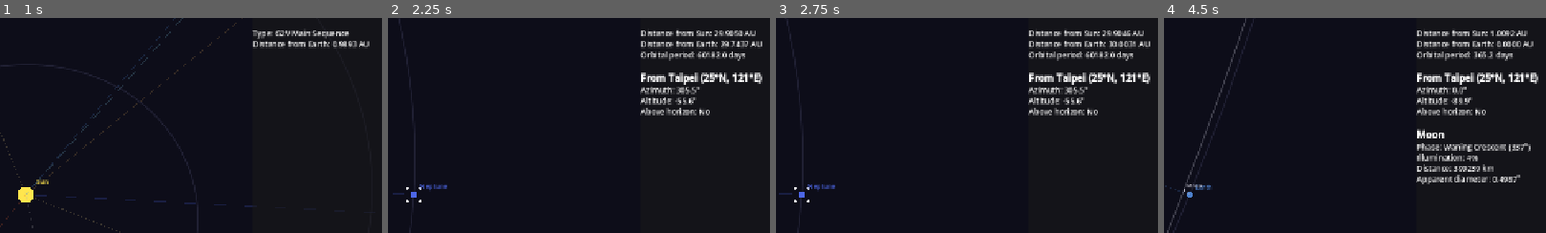
Above: before the commit, frames 1-4 (left to right).
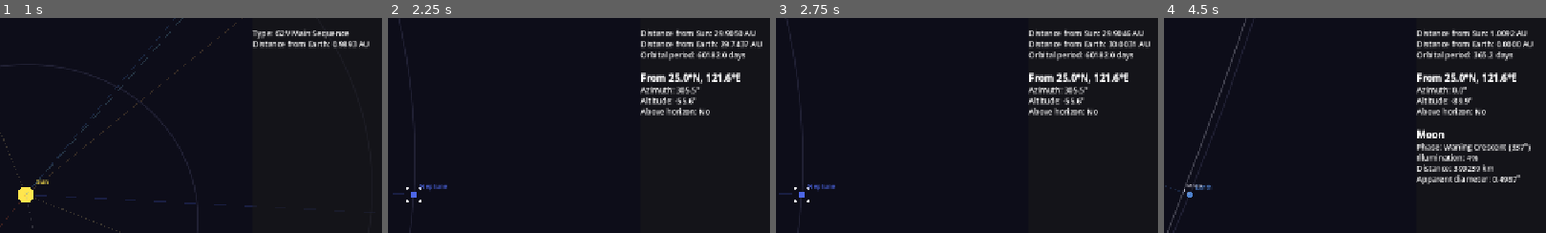
Above: after the commit, the same moments.

Repository: roboking123/godot-astronomy
Game: Godot game, scene res://demo/solar_system_view.tscn
Same seed, same stepped clock (60 frames per second), same inputs: the game is played once before the commit and once after it.
Inputs (mouse positions are % of the whole screen's width and height, from its top left):
- Up to frame 1 (1 s): tap Enter at 0.5 s; hold Up from 0.53 s (still down); tap R at 0.6 s; click (50, 50) at 0.67 s; tap Space at 0.77 s
- Up to frame 2 (2.25 s): tap Space at 1.25, 1.52 s; move the mouse to (80, 65) at 1.27 s; tap 1 at 1.35 s; move the mouse to (20, 35) at 2.02 s; release Up at 2.03 s; hold Left from 2.03 s (still down); tap 2 at 2.1 s
- Up to frame 3 (2.75 s): keep holding Left
- Up to frame 4 (4.5 s): move the mouse to (55, 50) at 2.77 s; tap 3 at 2.85 s; click (55, 50) at 2.92 s; tap Space at 3.02, 3.77 s; move the mouse to (35, 25) at 3.52 s; release Left at 3.53 s; hold Down 3.53-4.28 s; tap 4 at 3.6 s; tap Enter at 4.25 s; move the mouse to (72, 45) at 4.27 s; hold Right from 4.28 s (still down); tap 5 at 4.35 s
The pictures show only the part of the screen within x 47-97%, y 9-59%; the shares and areas given below are measured in that part.

Frame 1 is identical in both runs. In frame 2, 0.9% of the frame differs, in the area x 73-98%, y 25-32%; in frame 3, 0.9%; in frame 4, 0.9%.

Commit message:
Fix: 觀測座標可配置 + 重烘焙冷卻 + 插件載入回饋
- 觀測地點抽成 OBSERVER_LAT/LON 常數，面板動態顯示座標
- 軌道重烘焙加 0.25 秒冷卻，避免高速推進時每幀觸發
- plugin.gd 加 _enter_tree 印出版本，啟用時有回饋

Co-Authored-By: Claude Opus 4.6 <noreply@anthropic.com>

Diff:
--- a/demo/solar_system_view.gd
+++ b/demo/solar_system_view.gd
@@ -33,6 +33,10 @@
 ]
 const ORBIT_SAMPLES: int = 180
 
+# 資訊面板的觀測地點（改這兩個值就能換地點）
+const OBSERVER_LAT: float = 25.03
+const OBSERVER_LON: float = 121.56
+
 @onready var date_label: Label = %DateLabel
 @onready var info_panel: PanelContainer = %InfoPanel
 @onready var info_label: RichTextLabel = %InfoLabel
@@ -55,6 +59,8 @@
 var _orbit_points: Array = []  # Array[PackedVector2Array]
 var _orbit_base_pos: Array = []  # 烘焙時的行星位置（Vector2）
 var _moon_orbit_points: PackedVector2Array
+var _rebake_cooldown: float = 0.0
+const REBAKE_MIN_INTERVAL: float = 0.25  # 最短重烘焙間隔（秒）
 
 var _selected: int = -1  # -1=無, 其餘用 Body enum
 var _focus_offset: Vector2 = Vector2.ZERO
@@ -96,17 +102,20 @@
 		_focus_offset = Vector2.ZERO
 	_center = size / 2.0 + _focus_offset
 
-	# 任何行星在螢幕上偏離軌道超過 2 像素就重烘焙
-	var needs_rebake: bool = false
-	for i: int in PLANET_COUNT:
-		var pos3d: Vector3 = _planet_positions[i]
-		var cur_2d: Vector2 = Vector2(pos3d.x, -pos3d.y)
-		var base: Vector2 = _orbit_base_pos[i] as Vector2
-		if (cur_2d - base).length() * _au_to_px > 2.0:
-			needs_rebake = true
-			break
-	if needs_rebake:
-		_bake_orbits()
+	# 任何行星在螢幕上偏離軌道超過 2 像素就重烘焙（有冷卻時間）
+	_rebake_cooldown -= delta
+	if _rebake_cooldown <= 0.0:
+		var needs_rebake: bool = false
+		for i: int in PLANET_COUNT:
+			var pos3d: Vector3 = _planet_positions[i]
+			var cur_2d: Vector2 = Vector2(pos3d.x, -pos3d.y)
+			var base: Vector2 = _orbit_base_pos[i] as Vector2
+			if (cur_2d - base).length() * _au_to_px > 2.0:
+				needs_rebake = true
+				break
+		if needs_rebake:
+			_bake_orbits()
+			_rebake_cooldown = REBAKE_MIN_INTERVAL
 
 	if _selected >= 0:
 		_update_info_panel()
@@ -363,13 +372,12 @@
 	var earth_pos: Vector3 = _planet_positions[Body.EARTH]
 	var geo_dist: float = (pos - earth_pos).length()
 
-	# 從地球觀測的方位角/高度角（台北預設）
 	var now_dict: Dictionary = Time.get_datetime_dict_from_system(true)
 	var hor: AstroCoords.HorizonCoord = AstroPlanets.planet_horizon(
 		_selected as AstroPlanets.Planet,
 		now_dict.year, now_dict.month, now_dict.day,
 		now_dict.hour, now_dict.minute, float(now_dict.second),
-		25.03, 121.56)
+		OBSERVER_LAT, OBSERVER_LON)
 
 	var above: String = "Yes" if hor.altitude > 0.0 else "No"
 
@@ -377,7 +385,7 @@
 	text += "Distance from Sun: %.4f AU\n" % helio_dist
 	text += "Distance from Earth: %.4f AU\n" % geo_dist
 	text += "Orbital period: %.1f days\n\n" % ORBIT_PERIODS_DAYS[_selected]
-	text += "[b]From Taipei (25°N, 121°E)[/b]\n"
+	text += "[b]From %.1f°N, %.1f°E[/b]\n" % [OBSERVER_LAT, OBSERVER_LON]
 	text += "Azimuth: %.1f°\n" % hor.azimuth
 	text += "Altitude: %.1f°\n" % hor.altitude
 	text += "Above horizon: %s\n" % above
Not shown, changed: addons/godot_astronomy/plugin.gd
